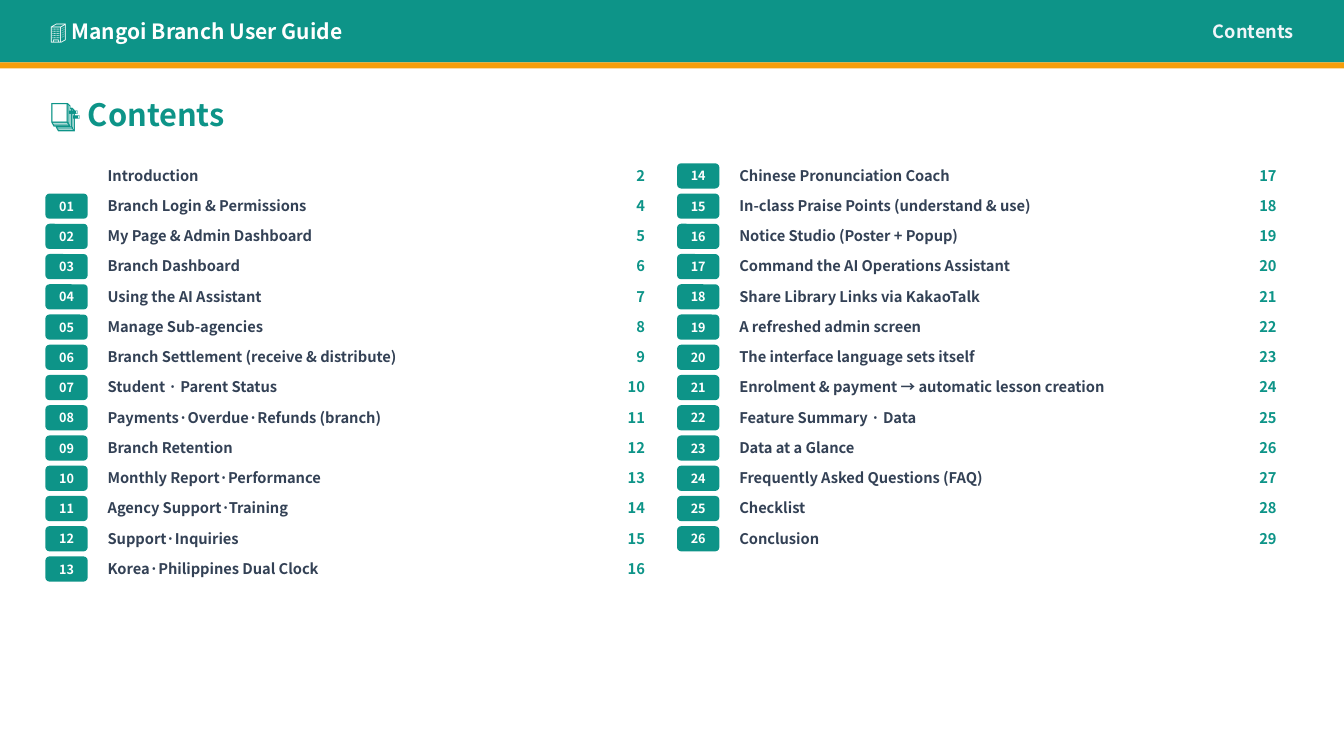
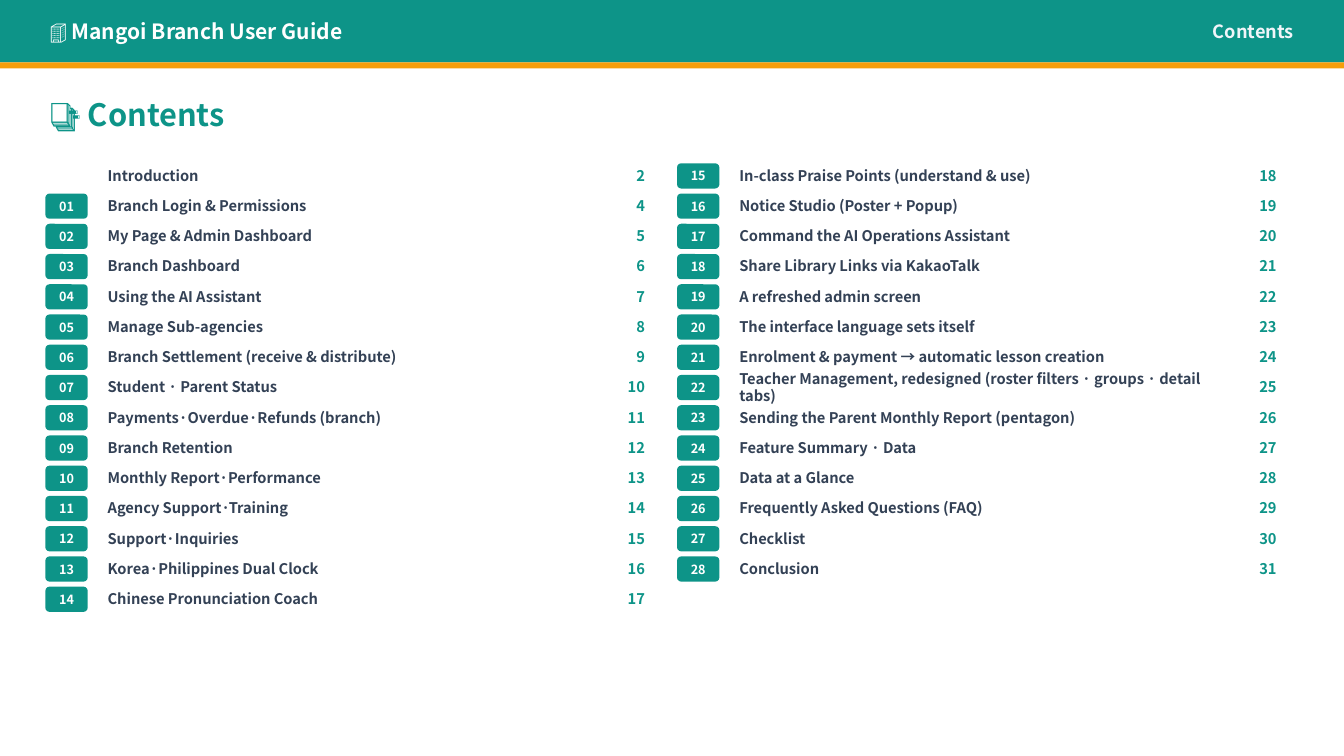
Before and after one commit to navy111p-sudo/mangoiweb, a slide deck: slide 3 of cloudflare-deploy/public/library/branch/hq-en.pptx. Drawn at 1344x756 pixels with LibreOffice and Linux fonts; fonts in the diff are those of the drawing. Boxes give left, top, right and bottom in pixels: in the first picture for what was removed or moved away, otherwise in the second. Text is boxed around its words. In the diff, an @@ line names an element or a change of style, - is before the commit and + after.

```diff
--- a/cloudflare-deploy/public/library/branch/hq-en.pptx
+++ b/cloudflare-deploy/public/library/branch/hq-en.pptx
@@ text added at <box>739,372,1200,404</box>, 10.5 pt, text #334155, bold @@
+Teacher Management, redesigned (roster filters · groups · detail tabs)
@@ 31 texts: place and size @@
-31 texts at <box>691,199,1276,544</box>
+31 texts at <box>691,169,1276,513</box>
@@ text added at <box>739,411,1075,427</box>, 10.5 pt, text #334155, bold @@
+Sending the Parent Monthly Report (pentagon)
@@ text added at <box>691,533,706,543</box>, 9 pt, text #FFFFFF, bold @@
+27
@@ 5 texts: place and size @@
-5 texts at <box>739,412,982,544</box>
+5 texts at <box>739,442,982,574</box>
@@ text added at <box>1259,533,1276,544</box>, 10.5 pt, text #0D9488, bold @@
+30
@@ rounded rectangle added at <box>678,557,720,582</box>, fill #0D9488 @@
@@ text added at <box>691,564,706,574</box>, 9 pt, text #FFFFFF, bold @@
+28
@@ text added at <box>1259,563,1276,574</box>, 10.5 pt, text #0D9488, bold @@
+31
@@ text "14": place and size @@
-text "14" at <box>691,170,706,180</box>
+text "14" at <box>59,594,74,604</box>
@@ rounded rectangle added at <box>45,587,88,612</box>, fill #0D9488 @@
@@ text "Chinese Pronunciation Coach": place and size @@
-text "Chinese Pronunciation Coach" at <box>739,169,950,181</box>
+text "Chinese Pronunciation Coach" at <box>108,592,318,604</box>
@@ text "17": place and size @@
-text "17" at <box>1259,170,1276,181</box>
+text "17" at <box>628,593,645,604</box>
```
Also in this commit, not shown: 5 other slides changed, 2 slides added, 33 other files.
